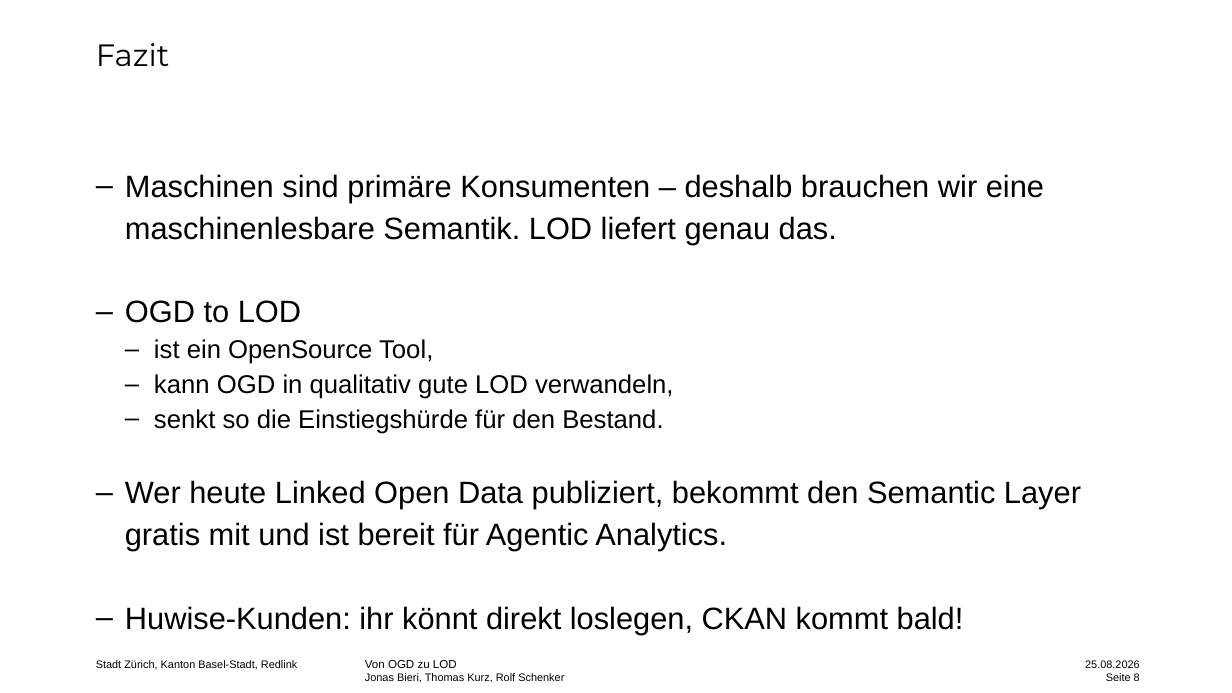
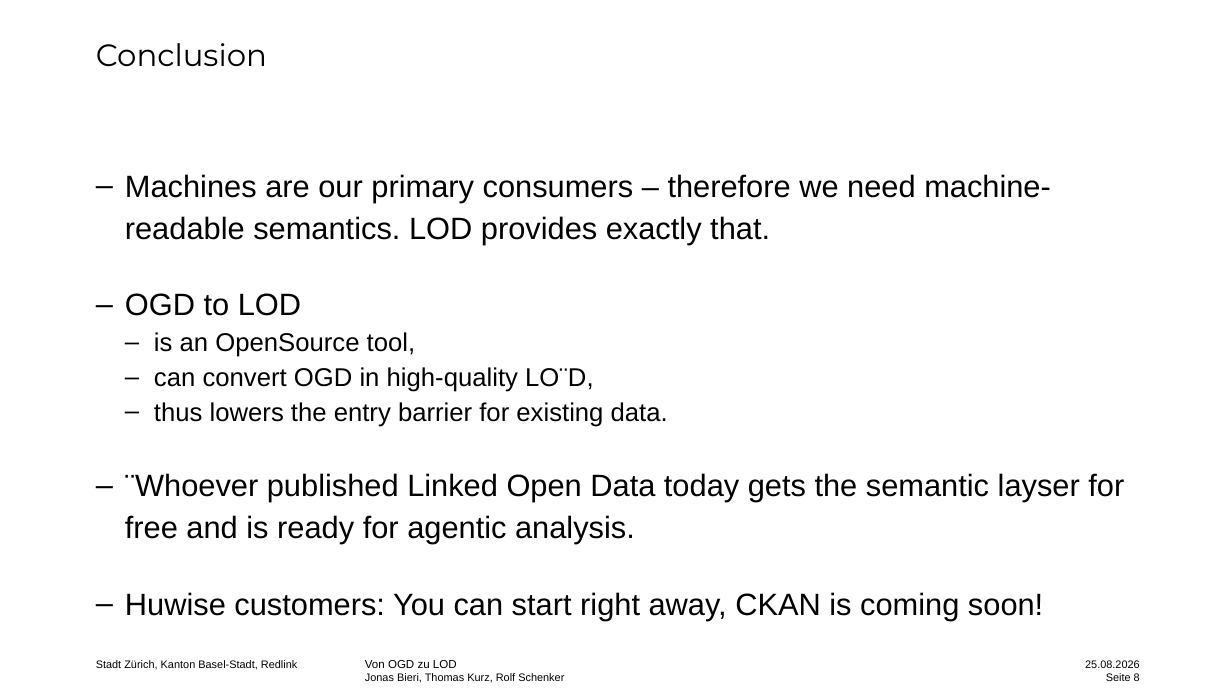
Before and after one commit to redlink-gmbh/ogd-to-lod, a slide deck: slide 8 of presentation/Statistiktage_Rolf.pptx. Drawn at 1232x693 pixels with LibreOffice and Linux fonts; fonts in the diff are those of the drawing. Boxes give left, top, right and bottom in pixels: in the first picture for what was removed or moved away, otherwise in the second. Text is boxed around its words. In the diff, an @@ line names an element or a change of style, - is before the commit and + after.

```diff
--- a/presentation/Statistiktage_Rolf.pptx
+++ b/presentation/Statistiktage_Rolf.pptx
@@ title at (96,43,267,67): text changed @@
-Fazit
+Conclusion
@@ text at (125,174,1051,244): text changed @@
-– Maschinen sind primäre Konsumenten – deshalb brauchen wir eine maschinenlesbare Semantik. LOD liefert genau das.
+– Machines are our primary consumers – therefore we need machine-readable semantics. LOD provides exactly that.
@@ text at (125,332,1124,620): text changed @@
-        – ist ein OpenSource Tool,
-        – kann OGD in qualitativ gute LOD verwandeln,
-        – senkt so die Einstiegshürde für den Bestand.
-– Wer heute Linked Open Data publiziert, bekommt den Semantic Layer gratis mit und ist bereit für Agentic Analytics.
-– Huwise-Kunden: ihr könnt direkt loslegen, CKAN kommt bald!
+        – is an OpenSource tool,
+        – can convert OGD in high-quality LO¨D,
+        – thus lowers the entry barrier for existing data.
+– ¨Whoever published Linked Open Data today gets the semantic layser for free and is ready for agentic analysis.
+– Huwise customers: You can start right away, CKAN is coming soon!
```
Also in this commit, not shown: 7 other slides changed.
